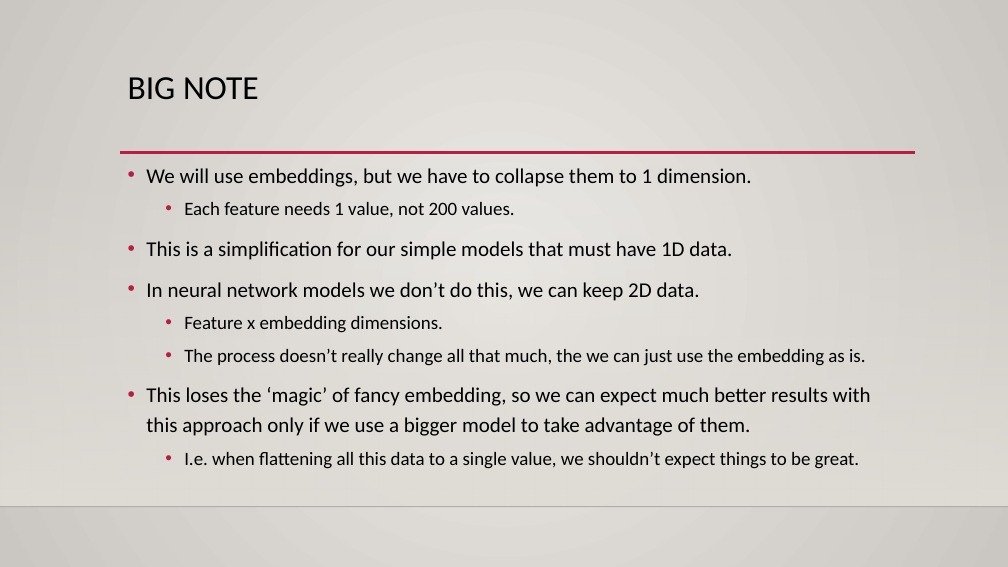
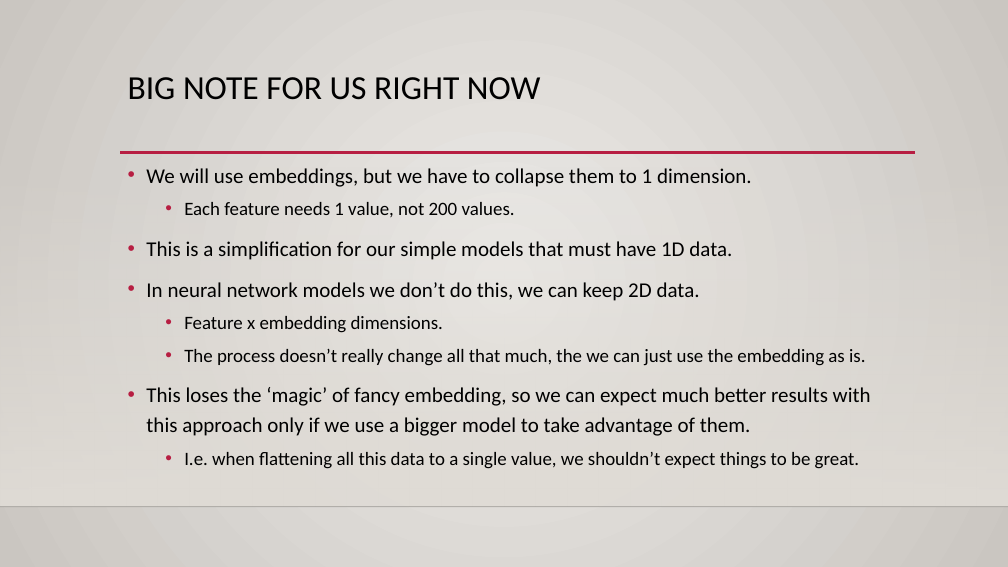
Before and after one commit to AkeemSemperDataScience/Intro_to_Machine_Learning_Students, a slide deck: slide 30 of reference_content/Slides/NLP_2.pptx (slide 31 before the commit). Drawn at 1008x567 pixels with LibreOffice and Linux fonts; fonts in the diff are those of the drawing; background and template pictures are left out. Boxes give left, top, right and bottom in pixels: in the first picture for what was removed or moved away, otherwise in the second. Text is boxed around its words. In the diff, an @@ line names an element or a change of style, - is before the commit and + after.

```diff
--- a/reference_content/Slides/NLP_2.pptx
+++ b/reference_content/Slides/NLP_2.pptx
@@ title at (x1=128, y1=77, x2=540, y2=100): text changed @@
-BIG NOTE
+BIG NOTE FOR US RIGHT NOW
```
Also in this commit, not shown: 4 other slides changed, 5 slides added, 3 slides removed, 12 other files.
